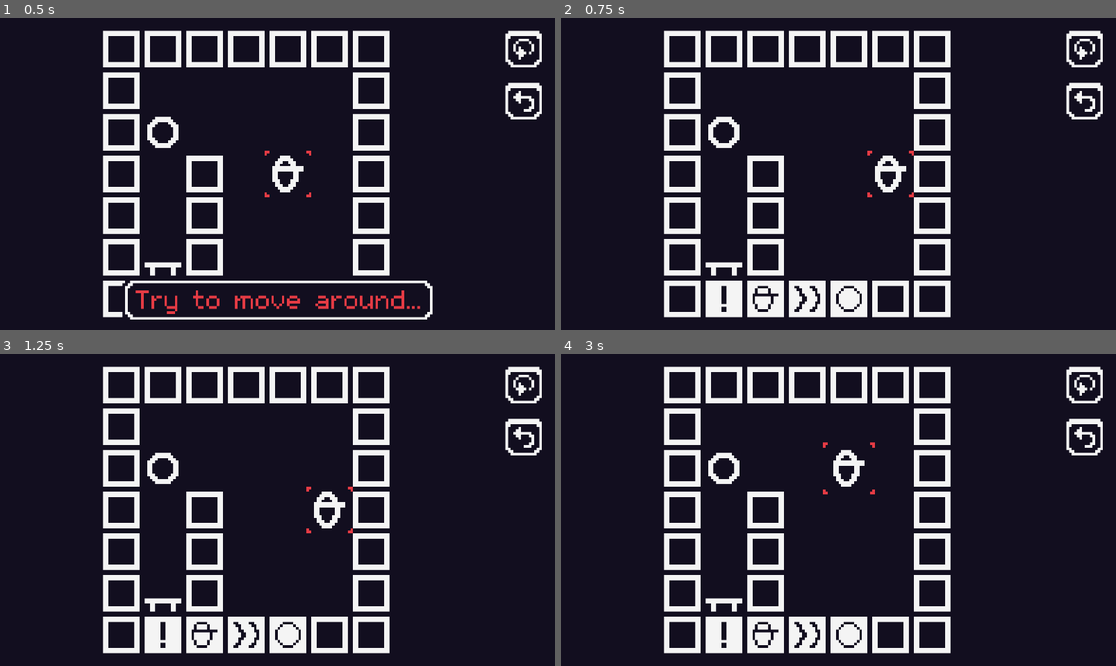
Above: before the commit, frames 1-4 (two rows, left to right).
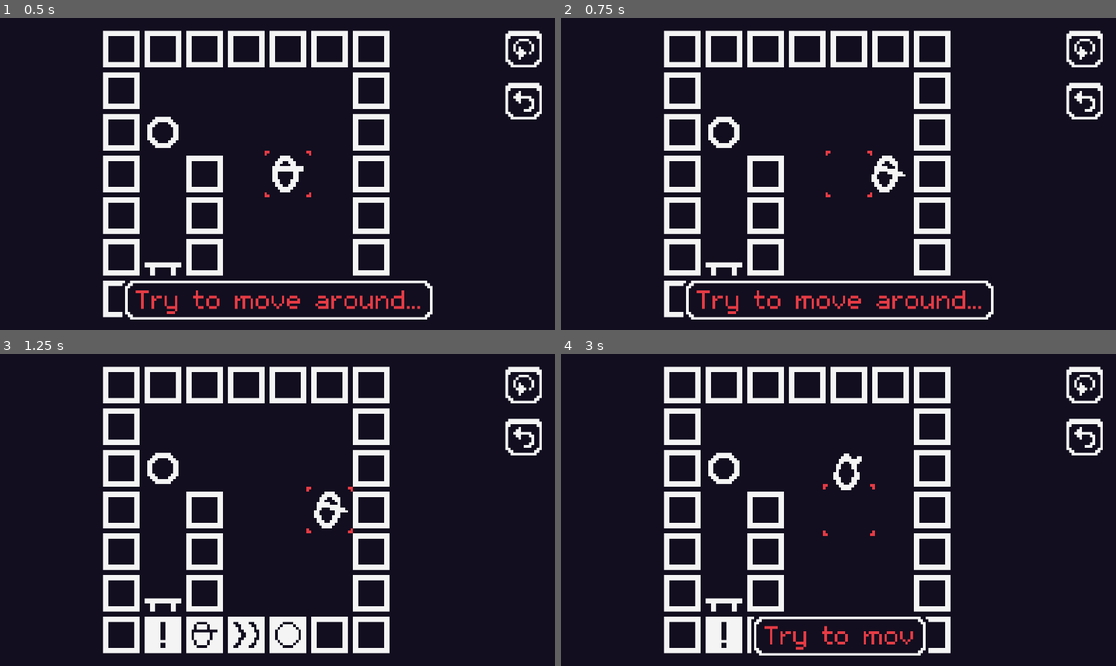
Above: after the commit, the same moments.

Repository: jletellier/olesa
Game: Godot game, scene res://level/level.tscn
Same seed, same stepped clock (60 frames per second), same inputs: the game is played once before the commit and once after it.
Inputs:
- Up to frame 1 (0.5 s): no input
- Up to frame 2 (0.75 s): hold Right (game_right) from 0.53 s (still down); tap U (game_undo) at 0.6 s
- Up to frame 3 (1.25 s): keep holding Right (game_right)
- Up to frame 4 (3 s): tap Enter at 1.25 s; release Right (game_right) at 1.28 s; hold Down (game_down) 1.28-2.03 s; tap Tab (game_next_character) at 1.35 s; tap U (game_undo) at 1.55, 2.3, 2.85 s; hold Right (game_right) 2.03-2.78 s; hold C (game_palette_swap) 2.03-2.78 s; tap R (game_restart_map) at 2.75 s; hold Up (game_up) from 2.78 s (still down)

Frame 1 is identical in both runs. In frame 2, 4.7% of the frame differs, in the area x 22-78%, y 42-97%; in frame 3, 0.1%; in frame 4, 3.1%.

Commit message:
Start adding moving animations for characters

Diff:
--- a/entities/collectable_system.gd
+++ b/entities/collectable_system.gd
@@ -11,12 +11,12 @@
 	_inventory = entity.get_system("InventorySystem")
 
 
-func action(dir: Vector2i) -> void:
+func action(dir: Vector2i) -> bool:
 	var target_pos := entity.pos + dir
 	var neighbor: Entity = entity.map._entity_map.get(Vector3i(target_pos.x, target_pos.y, 0))
 
 	if neighbor == null:
-		return
+		return false
 
 	var sitelen_system: SitelenSystem = neighbor.get_system("SitelenSystem")
 	if sitelen_system != null:
@@ -24,7 +24,7 @@
 
 	var neighbor_inventory: InventorySystem = neighbor.get_system("InventorySystem")
 	if neighbor_inventory == null:
-		return
+		return false
 
 	if neighbor_inventory.can_retrieve_item() and _inventory.can_store_item():
 		var item_type := neighbor_inventory.retrieve_item()
@@ -32,3 +32,5 @@
 	elif _inventory.can_retrieve_item() and neighbor_inventory.can_store_item():
 		var item_type := _inventory.retrieve_item()
 		neighbor_inventory.store_item(item_type)
+
+	return true
--- a/entities/entity.gd
+++ b/entities/entity.gd
@@ -68,10 +68,18 @@
 			system.tick()
 
 
-func action(dir: Vector2i) -> void:
+func step_process(delta: float, duration: float) -> void:
+	for system in _systems:
+		system.step_process(delta, duration)
+
+
+func action(dir: Vector2i) -> bool:
+	var successful := false
 	if is_running:
 		for system in _systems:
-			system.action(dir)
+			if system.action(dir):
+				successful = true
+	return successful
 
 
 func get_system(key: String, default: Variant = null) -> EntitySystem:
--- a/entities/entity_system.gd
+++ b/entities/entity_system.gd
@@ -24,8 +24,13 @@
 
 
 @warning_ignore("unused_parameter")
-func action(dir: Vector2i) -> void:
+func step_process(delta: float, duration: float) -> void:
 	pass
+
+
+@warning_ignore("unused_parameter")
+func action(dir: Vector2i) -> bool:
+	return false
 
 
 func destroy() -> void:
--- a/entities/lawa.tscn
+++ b/entities/lawa.tscn
@@ -1,7 +1,7 @@
-[gd_scene load_steps=13 format=3 uid="uid://caugnw42x3kq2"]
-
-[ext_resource type="Texture2D" uid="uid://bmgfwl4d4w600" path="res://assets/sprites.png" id="1_flunk"]
+[gd_scene load_steps=18 format=3 uid="uid://caugnw42x3kq2"]
+
 [ext_resource type="Script" path="res://entities/entity.gd" id="1_y3dho"]
+[ext_resource type="Texture2D" uid="uid://dvh3615tr8jqx" path="res://assets/characters.png" id="2_xnh0b"]
 [ext_resource type="PackedScene" uid="uid://mky2e0ubjms7" path="res://ui/hints/entity_select.tscn" id="3_nfsta"]
 [ext_resource type="AudioStream" uid="uid://dyqhgq7omjhjj" path="res://assets/sounds/rollover1.wav" id="4_eiucj"]
 [ext_resource type="Script" path="res://entities/selectable_system.gd" id="5_2orfa"]
@@ -10,9 +10,149 @@
 [ext_resource type="Script" path="res://entities/moveable_audio_system.gd" id="7_7ttow"]
 [ext_resource type="Script" path="res://entities/lawa_secret_system.gd" id="8_odmhf"]
 
-[sub_resource type="AtlasTexture" id="AtlasTexture_j2147"]
-atlas = ExtResource("1_flunk")
-region = Rect2(16, 0, 16, 16)
+[sub_resource type="Animation" id="Animation_g861l"]
+resource_name = "right"
+tracks/0/type = "value"
+tracks/0/imported = false
+tracks/0/enabled = true
+tracks/0/path = NodePath("Sprite2D:frame_coords")
+tracks/0/interp = 1
+tracks/0/loop_wrap = true
+tracks/0/keys = {
+"times": PackedFloat32Array(0, 0.0666667, 0.133333, 0.2),
+"transitions": PackedFloat32Array(1, 1, 1, 1),
+"update": 1,
+"values": [Vector2i(1, 0), Vector2i(2, 0), Vector2i(3, 0), Vector2i(0, 0)]
+}
+tracks/1/type = "value"
+tracks/1/imported = false
+tracks/1/enabled = true
+tracks/1/path = NodePath("Sprite2D:flip_h")
+tracks/1/interp = 1
+tracks/1/loop_wrap = true
+tracks/1/keys = {
+"times": PackedFloat32Array(0),
+"transitions": PackedFloat32Array(1),
+"update": 1,
+"values": [false]
+}
+
+[sub_resource type="Animation" id="Animation_fjjly"]
+resource_name = "idle"
+tracks/0/type = "value"
+tracks/0/imported = false
+tracks/0/enabled = true
+tracks/0/path = NodePath("Sprite2D:frame")
+tracks/0/interp = 1
+tracks/0/loop_wrap = true
+tracks/0/keys = {
+"times": PackedFloat32Array(0),
+"transitions": PackedFloat32Array(1),
+"update": 1,
+"values": [0]
+}
+tracks/1/type = "value"
+tracks/1/imported = false
+tracks/1/enabled = true
+tracks/1/path = NodePath("Sprite2D:flip_h")
+tracks/1/interp = 1
+tracks/1/loop_wrap = true
+tracks/1/keys = {
+"times": PackedFloat32Array(0),
+"transitions": PackedFloat32Array(1),
+"update": 1,
+"values": [false]
+}
+
+[sub_resource type="Animation" id="Animation_2janb"]
+resource_name = "left"
+tracks/0/type = "value"
+tracks/0/imported = false
+tracks/0/enabled = true
+tracks/0/path = NodePath("Sprite2D:frame_coords")
+tracks/0/interp = 1
+tracks/0/loop_wrap = true
+tracks/0/keys = {
+"times": PackedFloat32Array(0, 0.0666667, 0.133333, 0.2),
+"transitions": PackedFloat32Array(1, 1, 1, 1),
+"update": 1,
+"values": [Vector2i(1, 0), Vector2i(2, 0), Vector2i(3, 0), Vector2i(0, 0)]
+}
+tracks/1/type = "value"
+tracks/1/imported = false
+tracks/1/enabled = true
+tracks/1/path = NodePath("Sprite2D:flip_h")
+tracks/1/interp = 1
+tracks/1/loop_wrap = true
+tracks/1/keys = {
+"times": PackedFloat32Array(0),
+"transitions": PackedFloat32Array(1),
+"update": 1,
+"values": [true]
+}
+
+[sub_resource type="Animation" id="Animation_ln4i7"]
+resource_name = "up"
+tracks/0/type = "value"
+tracks/0/imported = false
+tracks/0/enabled = true
+tracks/0/path = NodePath("Sprite2D:frame_coords")
+tracks/0/interp = 1
+tracks/0/loop_wrap = true
+tracks/0/keys = {
+"times": PackedFloat32Array(0, 0.0666667, 0.133333, 0.2),
+"transitions": PackedFloat32Array(1, 1, 1, 1),
+"update": 1,
+"values": [Vector2i(1, 1), Vector2i(2, 1), Vector2i(3, 1), Vector2i(0, 1)]
+}
+tracks/1/type = "value"
+tracks/1/imported = false
+tracks/1/enabled = true
+tracks/1/path = NodePath("Sprite2D:flip_h")
+tracks/1/interp = 1
+tracks/1/loop_wrap = true
+tracks/1/keys = {
+"times": PackedFloat32Array(0),
+"transitions": PackedFloat32Array(1),
+"update": 1,
+"values": [false]
+}
+
+[sub_resource type="Animation" id="Animation_htepq"]
+resource_name = "down"
+tracks/0/type = "value"
+tracks/0/imported = false
+tracks/0/enabled = true
+tracks/0/path = NodePath("Sprite2D:frame_coords")
+tracks/0/interp = 1
+tracks/0/loop_wrap = true
+tracks/0/keys = {
+"times": PackedFloat32Array(0, 0.0666667, 0.133333, 0.2),
+"transitions": PackedFloat32Array(1, 1, 1, 1),
+"update": 1,
+"values": [Vector2i(1, 2), Vector2i(2, 2), Vector2i(3, 2), Vector2i(0, 2)]
+}
+tracks/1/type = "value"
+tracks/1/imported = false
+tracks/1/enabled = true
+tracks/1/path = NodePath("Sprite2D:flip_h")
+tracks/1/interp = 1
+tracks/1/loop_wrap = true
+tracks/1/keys = {
+"times": PackedFloat32Array(0),
+"transitions": PackedFloat32Array(1),
+"update": 1,
+"values": [false]
+}
+
+[sub_resource type="AnimationLibrary" id="AnimationLibrary_yhbk3"]
+_data = {
+"down": SubResource("Animation_htepq"),
+"idle": SubResource("Animation_fjjly"),
+"left": SubResource("Animation_2janb"),
+"right": SubResource("Animation_g861l"),
+"up": SubResource("Animation_ln4i7")
+}
 
 [sub_resource type="RectangleShape2D" id="RectangleShape2D_6iuly"]
 size = Vector2(16, 16)
@@ -24,7 +164,20 @@
 script = ExtResource("1_y3dho")
 
 [node name="Sprite2D" type="Sprite2D" parent="."]
-texture = SubResource("AtlasTexture_j2147")
+texture = ExtResource("2_xnh0b")
+hframes = 4
+vframes = 8
+frame = 9
+
+[node name="AnimationPlayer" type="AnimationPlayer" parent="."]
+libraries = {
+"": SubResource("AnimationLibrary_yhbk3")
+}
+autoplay = "idle"
+next/right = &"idle"
+next/left = &"idle"
+next/up = &"idle"
+next/down = &"idle"
 
 [node name="HintSelect" parent="." instance=ExtResource("3_nfsta")]
 visible = false
@@ -37,27 +190,32 @@
 
 [node name="SelectButton" type="TouchScreenButton" parent="."]
 shape = SubResource("RectangleShape2D_6iuly")
+shape_visible = false
 
 [node name="ActionButtons" type="Node2D" parent="."]
 
 [node name="LeftButton" type="TouchScreenButton" parent="ActionButtons"]
 position = Vector2(-16, 0)
 shape = SubResource("RectangleShape2D_ji173")
+shape_visible = false
 action = "game_left"
 
 [node name="UpButton" type="TouchScreenButton" parent="ActionButtons"]
 position = Vector2(0, -16)
 shape = SubResource("RectangleShape2D_ji173")
+shape_visible = false
 action = "game_up"
 
 [node name="RightButton" type="TouchScreenButton" parent="ActionButtons"]
 position = Vector2(16, 0)
 shape = SubResource("RectangleShape2D_ji173")
+shape_visible = false
 action = "game_right"
 
 [node name="DownButton" type="TouchScreenButton" parent="ActionButtons"]
 position = Vector2(0, 16)
 shape = SubResource("RectangleShape2D_ji173")
+shape_visible = false
 action = "game_down"
 
 [node name="SelectableSystem" type="Node" parent="."]
--- a/entities/moveable_system.gd
+++ b/entities/moveable_system.gd
@@ -19,10 +19,37 @@
 
 var target_pos := Vector2i.ZERO
 
+var is_moving := false:
+	set = _set_is_moving
 
-func action(dir: Vector2i) -> void:
+var _animation_player: AnimationPlayer
+var _sprite: Sprite2D
+
+
+func start() -> void:
+	_animation_player = entity.get_node_or_null("AnimationPlayer")
+	_sprite = entity.get_node_or_null("Sprite2D")
+
+
+func step_process(delta: float, duration: float) -> void:
+	if is_moving:
+		var dir := Vector2(target_pos - pos)
+		_sprite.position += dir * (delta / duration * 16)
+
+
+func tick() -> void:
+	if is_moving:
+		is_moving = false
+		_sprite.position = Vector2.ZERO
+		pos = target_pos
+		moved.emit()
+
+
+func action(dir: Vector2i) -> bool:
 	if can_initiate:
 		cascade_push(dir)
+		return is_moving
+	return false
 
 
 func cascade_push(dir: Vector2i) -> void:
@@ -30,6 +57,7 @@
 		return
 
 	target_pos = entity.pos + dir
+	is_moving = true
 
 	var cascade_entity: Entity = entity.map.get_entity(target_pos)
 	if cascade_entity != null:
@@ -47,6 +75,24 @@
 	var target_entity: Entity = entity.map.get_entity(target_pos)
 
 	# Action: Target is empty
-	if target_cell == entity.map.TILE_EMPTY and target_entity == null:
-		pos = target_pos
-		moved.emit()
+	if target_cell != entity.map.TILE_EMPTY or target_entity != null:
+		is_moving = false
+		#pos = target_pos
+		#moved.emit()
+
+
+func _set_is_moving(value: bool) -> void:
+	is_moving = value
+
+	if _animation_player != null:
+		if is_moving:
+			var anim_name := &"idle"
+			var dir := target_pos - pos
+			match(dir):
+				Vector2i.RIGHT: anim_name = &"right"
+				Vector2i.DOWN: anim_name = &"down"
+				Vector2i.LEFT: anim_name = &"left"
+				Vector2i.UP: anim_name = &"up"
+
+			_animation_player.stop()
+			_animation_player.play(anim_name)
--- a/entities/targetable_system.gd
+++ b/entities/targetable_system.gd
@@ -29,7 +29,7 @@
 	_selectable_system.selected_changed.disconnect(_on_selected_changed)
 
 
-func action(dir: Vector2i) -> void:
+func action(dir: Vector2i) -> bool:
 	var target_pos := entity.pos + dir
 
 	var neighbor: Entity = entity.map.get_entity(target_pos, 0)
@@ -39,6 +39,8 @@
 		_audio_target_success.play()
 	else:
 		_audio_target_failure.play()
+
+	return false
 
 
 func _update_hints() -> void:
--- a/level/level.gd
+++ b/level/level.gd
@@ -10,7 +10,8 @@
 const SAVEGAME_PATH := "user://savegame.tres"
 const UI_OFFSET := Vector2i(-24, 0)
 const INPUT_ECHO_DELTA_INITIAL := 0.28
-const INPUT_ECHO_DELTA := 0.18
+const INPUT_ECHO_DELTA := 0.2
+const STEP_DURATION := 0.2
 const INPUT_ACTIONS := [
 	"game_undo",
 	"game_right",
@@ -24,6 +25,7 @@
 var _last_input_action := ""
 var _last_input_delta := 0.0
 var _is_first_echo := true
+var _step_delta := 0.0
 var _game_state := GameState.new()
 var _loaded_map_id := 0
 
@@ -52,6 +54,14 @@
 	if _map_just_finished:
 		return
 
+	if _step_delta > 0.0:
+		_step_delta += delta
+		_map.step_process(delta, STEP_DURATION)
+
+		if _step_delta > STEP_DURATION:
+			_step_delta = 0.0
+			_map.tick()
+
 	var next_input_action := ""
 	for input_action in INPUT_ACTIONS:
 		if Input.is_action_just_pressed(input_action):
@@ -86,17 +96,18 @@
 		_last_input_action = next_input_action
 		_last_input_delta = 0.0
 
-		match _last_input_action:
-			"game_undo":
-				_map.history_undo()
-			"game_right":
-				_map.process_action(Vector2i.RIGHT)
-			"game_down":
-				_map.process_action(Vector2i.DOWN)
-			"game_left":
-				_map.process_action(Vector2i.LEFT)
-			"game_up":
-				_map.process_action(Vector2i.UP)
+		if _last_input_action == "game_undo":
+			_map.history_undo()
+		else:
+			var dir_vec := Vector2i.ZERO
+			match _last_input_action:
+				"game_right": dir_vec = Vector2i.RIGHT
+				"game_down": dir_vec = Vector2i.DOWN
+				"game_left": dir_vec = Vector2i.LEFT
+				"game_up": dir_vec = Vector2i.UP
+			if dir_vec != Vector2i.ZERO:
+				if _map.action(dir_vec):
+					_step_delta = delta
 
 
 func _input(event: InputEvent) -> void:
--- a/level/level.tscn
+++ b/level/level.tscn
@@ -25,7 +25,6 @@
 
 [node name="MusicPlayer" type="AudioStreamPlayer" parent="."]
 stream = ExtResource("3_pfsvs")
-autoplay = true
 parameters/looping = true
 
 [node name="MapFinishPlayer" type="AudioStreamPlayer" parent="."]
--- a/maps/map.gd
+++ b/maps/map.gd
@@ -30,7 +30,7 @@
 
 func _ready() -> void:
 	_convert_entities()
-	_process_tick()
+	tick()
 
 	_is_running = true
 
@@ -103,7 +103,7 @@
 				if entity_system != _selected_system:
 					entity_system.selected = true
 
-	_process_tick()
+	tick()
 	_history_undo_process = false
 	_history_transaction = []
 
@@ -125,18 +125,26 @@
 	_history_transaction = []
 
 
-func _process_tick() -> void:
+func tick() -> void:
 	for entity in _entity_map.values():
 		if entity is Entity:
 			entity.tick()
 
-
-func process_action(dir: Vector2i) -> void:
+	if _history_transaction.size() > 0:
+		_history_transaction_save()
+
+
+func step_process(delta: float, duration: float) -> void:
+	for entity in _entity_map.values():
+		if entity is Entity:
+			entity.step_process(delta, duration)
+
+
+func action(dir: Vector2i) -> bool:
 	if dir != Vector2i.ZERO and _selected_system != null:
-		_selected_system.entity.action(dir)
-		if _history_transaction.size() > 0:
-			_process_tick()
-			_history_transaction_save()
+		return _selected_system.entity.action(dir)
+
+	return false
 
 
 func history_undo() -> void:
Binary file added: assets/characters.png
Not shown, added: assets/characters.png.import
